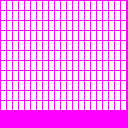
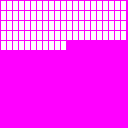
The second 128 x 128 image is a revision of the first. Changes to its layers:
painted on "console.png" over [left=67, top=41, right=126, bottom=49]
painted on "Key" over [left=1, top=41, right=126, bottom=110]
